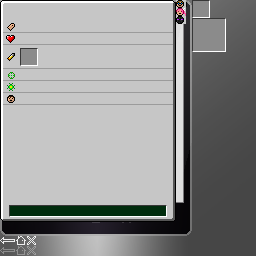
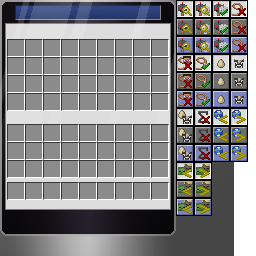
Layers edited between the first and the second 256×256 image:
hid "page_info", opacity 100% → 50% over [0, 0, 186, 222]
renamed "Layer 15" to "info_icons", hid it, painted on it over [176, 0, 254, 52]
added layer "upgrade_slots" above "selection_smart_btn" over [7, 39, 169, 200]
added group "selection_smart_btn" with 19 layers above "selection_info_btn" over [176, 0, 248, 216]
added group "count" with 5 layers in group "selection_smart_btn" over [178, 110, 246, 214]
added layer "indiv_greater" in group "count" over [196, 164, 210, 214]
added layer "indiv_lesser" in group "count" over [178, 164, 192, 214]
added layer "global_greater" in group "count" over [232, 110, 246, 160]
added layer "global_lesser" in group "count" over [214, 110, 228, 160]
added group "child" with 3 layers in group "selection_smart_btn" over [178, 59, 244, 160]
added layer "children_adults" in group "child" over [178, 110, 192, 160]
added group "tameable" with 3 layers in group "selection_smart_btn" over [178, 3, 246, 106]
added layer "ignore_player" in group "tameable" over [178, 56, 192, 106]
added group "turret" with 3 layers in group "selection_smart_btn" over [178, 2, 228, 52]
added layer "accept_all" (2nd of 2, in "selection_smart_btn" › "turret") in group "turret" over [214, 2, 228, 52]
added layer "ignore_all_icon" in group "turret" over [196, 2, 210, 52]
added layer "button_bg" (1st of 3, in "selection_smart_btn") in group "selection_smart_btn" over [176, 0, 248, 216]
renamed "Layer 14" to "gloss", painted on it over [0, 0, 192, 236]
painted on "shadow" over [5, 5, 184, 210]
painted on "screen" over [5, 6, 184, 210]
renamed "Layer 3 copy" to "3d_effect", painted on it over [0, 0, 256, 256]
renamed "Layer 3" to "lighting", painted on it over [0, 0, 256, 256]
painted on "main" over [171, 2, 190, 234]
painted on "border" over [171, 0, 192, 236]
…and 9 more changes (6 added, 3 removed)
